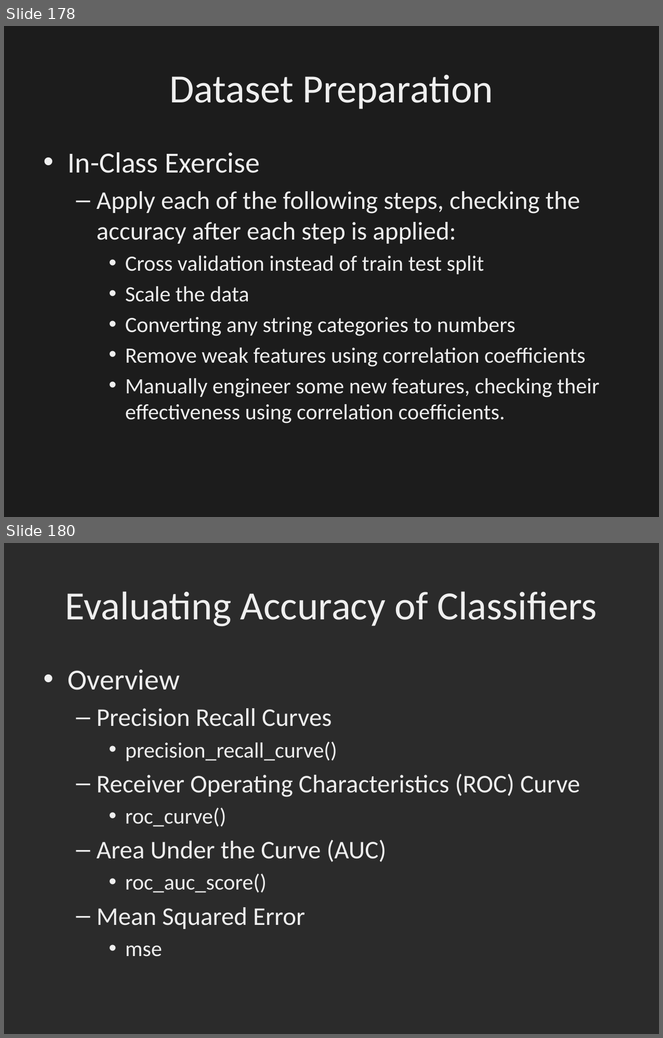
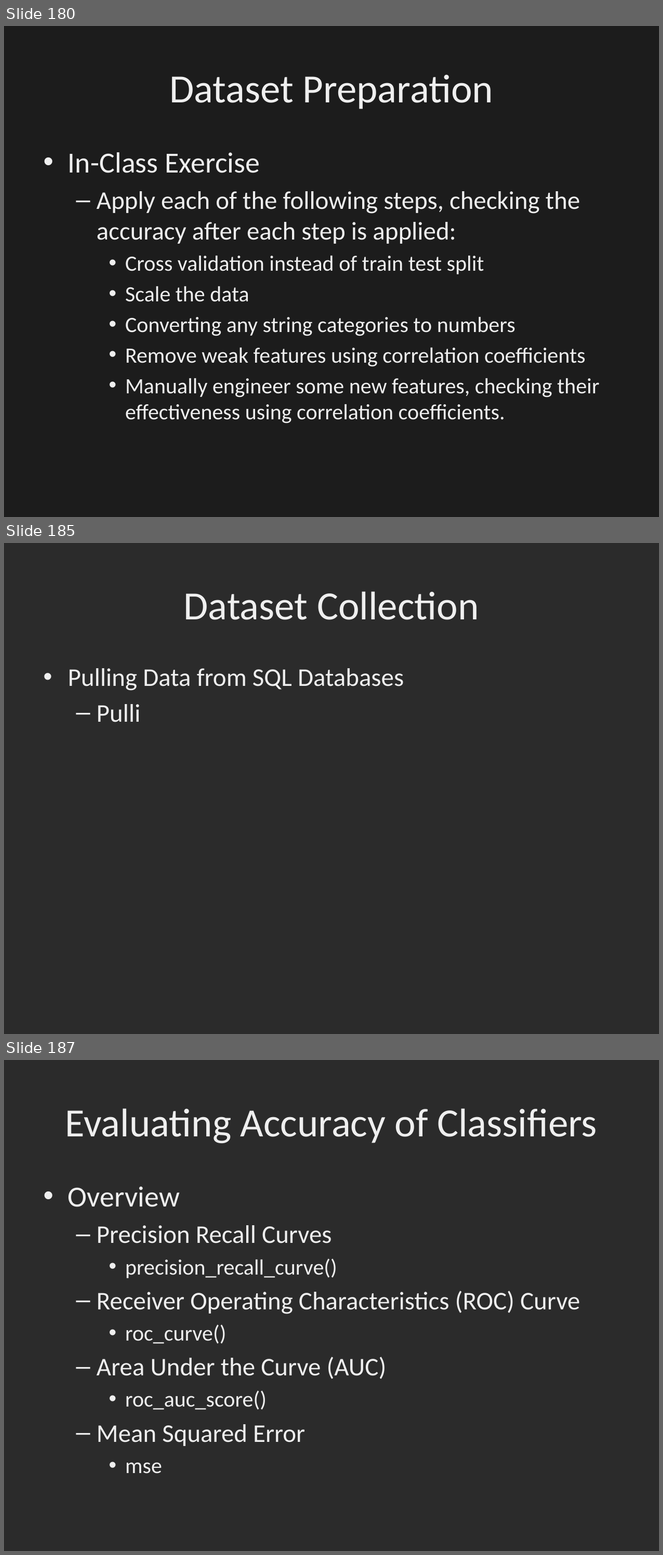
Before and after one commit to dbowmans46/PracticalProgramming, a slide deck: Session 7 - Python/Instructional Material/Session 7 - Python Brief Intro to Machine Learning with Scikit Learn.odp. Shown one above the other, each under a label of ours: slides 178 and 180 before the commit, slides 180, 185 and 187 after it; the slides between them are not shown. The pictures are 663x1038 and 663x1555 pixels, drawn with LibreOffice and Linux fonts; fonts in the diff are those of the drawing; background and template pictures are left out; a plain dark background stands for a picture behind light text. Boxes give left, top, right and bottom in pixels: in the first picture for what was removed or moved away, otherwise in the second. Text is boxed around its words. In the diff, an @@ line names an element or a change of style, - is before the commit and + after.

```diff
--- a/Session 7 - Python/Instructional Material/Session 7 - Python Brief Intro to Machine Learning with Scikit Learn.odp
+++ b/Session 7 - Python/Instructional Material/Session 7 - Python Brief Intro to Machine Learning with Scikit Learn.odp
@@ slide 185 added at [4,543,659,1034], background picture (left out) @@
@@ title added at [184,591,479,620], 44 pt, text #EFEFEF @@
+Dataset Collection
@@ text added at [68,668,404,722], 28 pt, text #EFEFEF @@
+• Pulling Data from SQL Databases
+  – Pulli
@@ what was slide 178 is now slide 180 @@
@@ what was slide 180 is now slide 187 @@
```
Also in this commit, not shown: 8 other slides added, 1 slide removed, 1 other file.
